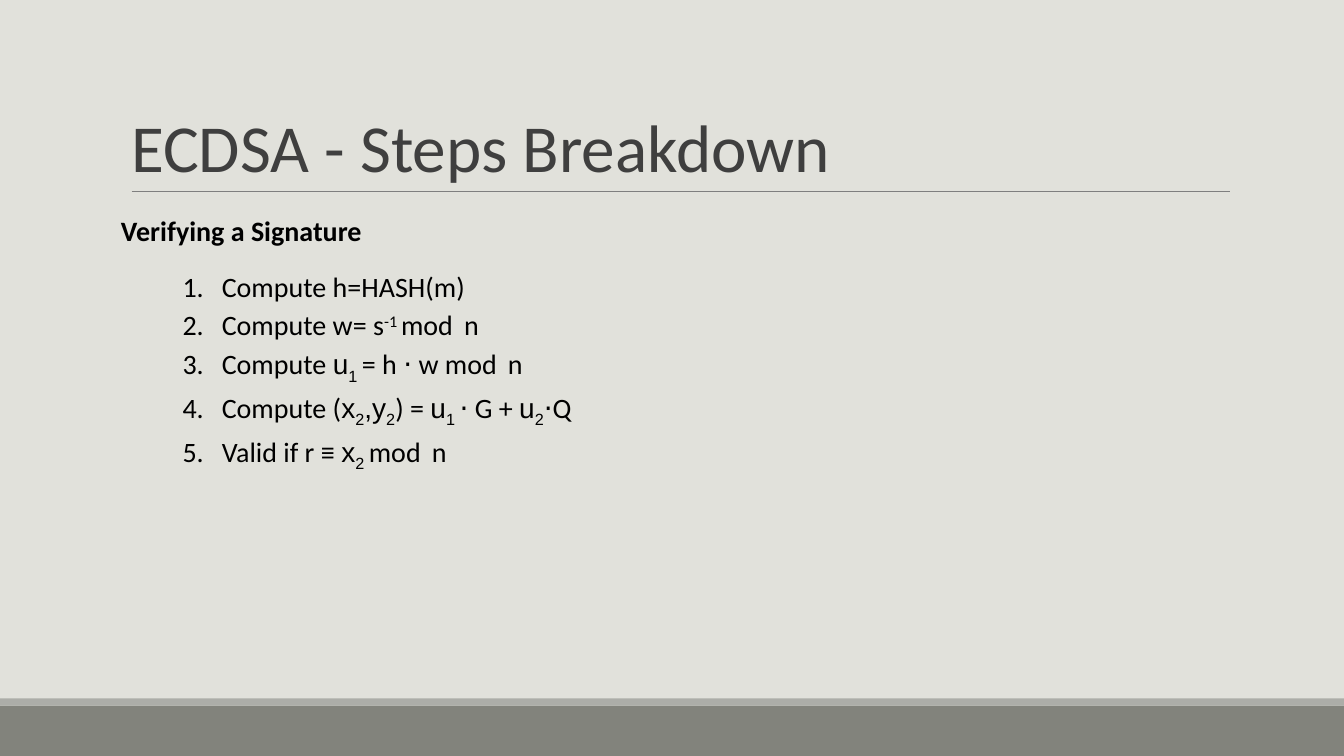
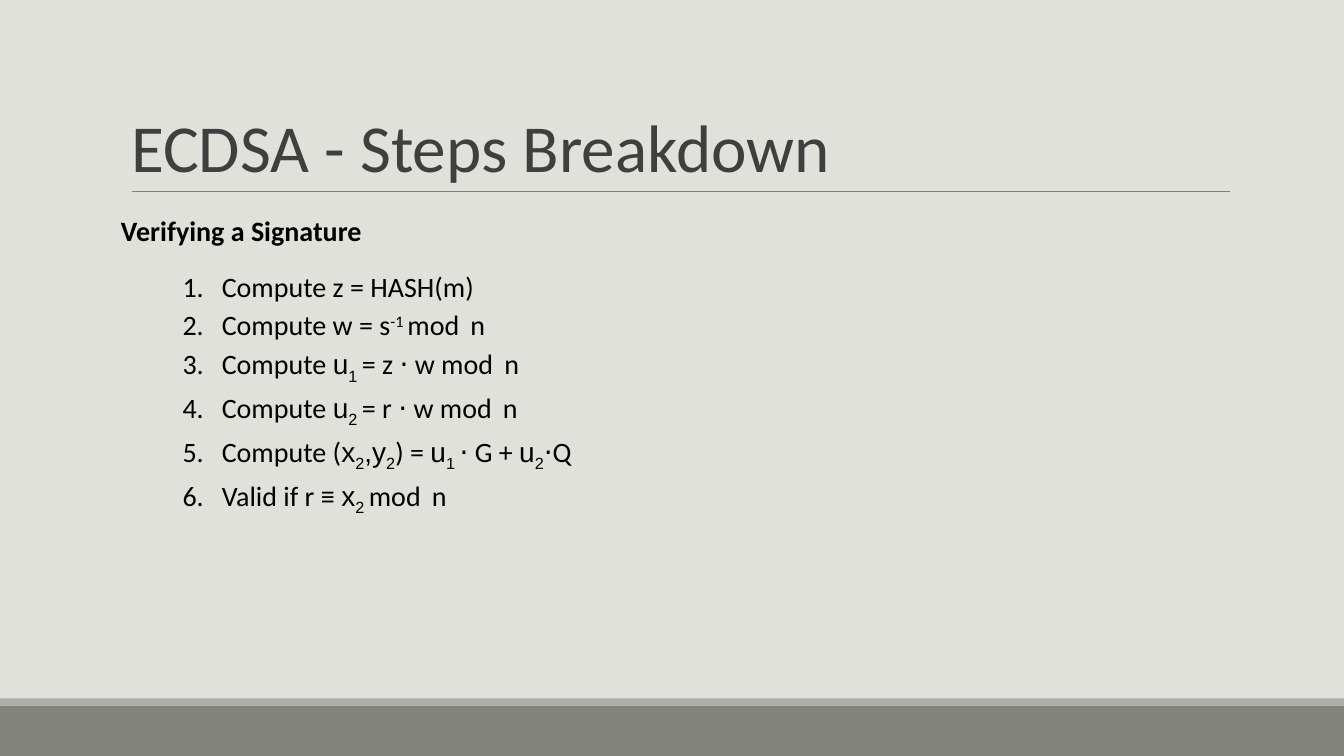
Before and after one commit to ShlomiFridman/CryptoProject2025, a slide deck: slide 22 of CryptoPresentation.pptx (slide 26 before the commit). Drawn at 1344x756 pixels with LibreOffice and Linux fonts; fonts in the diff are those of the drawing. Boxes give left, top, right and bottom in pixels: in the first picture for what was removed or moved away, otherwise in the second. Text is boxed around its words. In the diff, an @@ line names an element or a change of style, - is before the commit and + after.

```diff
--- a/CryptoPresentation.pptx
+++ b/CryptoPresentation.pptx
@@ text at [222,277,519,423]: text changed @@
-1. Compute h=HASH(m)
-2. Compute w= s-1 mod n
-3. Compute u1 = h ⋅ w mod n
+1. Compute z = HASH(m)
+2. Compute w = s-1 mod n
+3. Compute u1 = z ⋅ w mod n
+4. Compute u2 = r ⋅ w mod n
```
Also in this commit, not shown: 7 other slides changed, 2 slides added, 15 slides removed, 3 other files.
